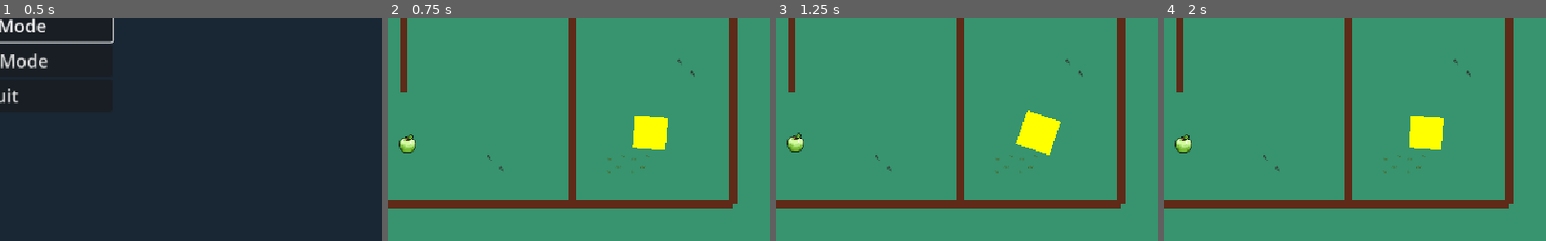
Above: before the commit, frames 1-4 (left to right).
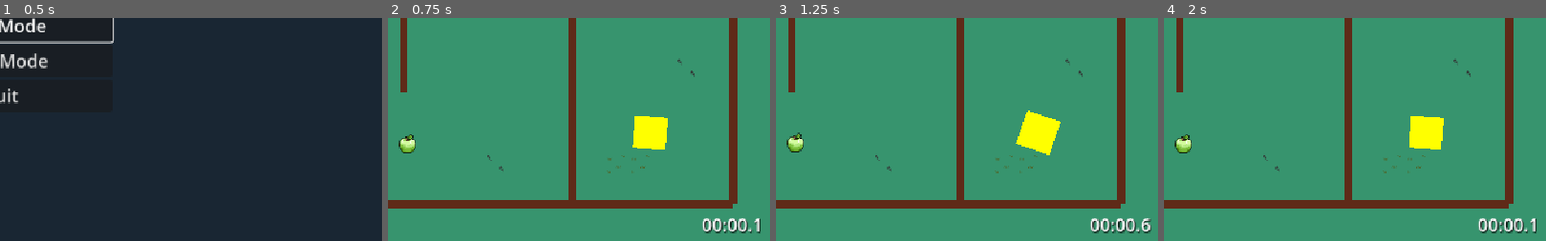
Above: after the commit, the same moments.

Repository: josephhagancreative/rotasnake
Game: Godot game, scene res://MainMenu.tscn
Same seed, same stepped clock (60 frames per second), same inputs: the game is played once before the commit and once after it.
Inputs:
- Up to frame 1 (0.5 s): no input
- Up to frame 2 (0.75 s): click "Hard Mode" at 0.5 s
- Up to frame 3 (1.25 s): no input
- Up to frame 4 (2 s): tap Enter (ui_accept) at 1.25, 1.52, 1.55, 1.82 s; hold Right (ui_right) from 1.28 s (still down); hold Space (ui_select) from 1.28 s (still down)
The pictures show only the part of the screen within x 50-100%, y 50-100%; the shares and areas given below are measured in that part.

Frame 1 is identical in both runs. In frame 2, 0.7% of the frame differs, in the area x 82-98%, y 89-97%; in frame 3, 0.8%, in the area x 82-99%, y 89-97%; in frame 4, 0.7%.

Commit message:
add game complete screen

Diff:
--- a/BaseLevel.gd
+++ b/BaseLevel.gd
@@ -11,10 +11,14 @@
 @onready var level_label = $UILayer/LevelLabel
 @onready var hint_label = $UILayer/HintLabel
 @onready var collectibles_ui = $UILayer/CollectiblesUI
+@onready var timer_ui = $UILayer/TimerUI
+@onready var completion_screen = $UILayer/LevelCompleteScreen
+@onready var game_complete_screen = $UILayer/GameCompleteScreen
 
 var snake_scene = preload("res://Snake.tscn")
 var snake_instance
 var death_tween: Tween
+var level_start_time: float = 0.0
 
 func _ready():
 	# Set level name and hint
@@ -32,6 +36,9 @@
 
 	# Connect goal
 	goal.body_entered.connect(_on_goal_reached)
+
+	# Start timer
+	start_level_timer()
 
 	# Show hint briefly
 	if hint_label:
@@ -78,7 +85,27 @@
 func _on_collectible_collected():
 	GameManager.collect_collectible()
 
+func start_level_timer():
+	if timer_ui:
+		timer_ui.start_timer()
+
+func stop_level_timer():
+	if timer_ui:
+		timer_ui.stop_timer()
+
+func reset_level_timer():
+	if timer_ui:
+		timer_ui.reset_timer()
+
+func get_level_time() -> float:
+	if timer_ui:
+		return timer_ui.get_elapsed_time()
+	return 0.0
+
 func _on_snake_died():
+	# Stop timer on death
+	stop_level_timer()
+
 	# Show death message with enhanced styling
 	hint_label.text = "💀 YOU DIED! 💀\nPress SPACE to restart"
 	hint_label.modulate = Color(1, 0.3, 0.3, 1.0)  # Red color for death
@@ -95,24 +122,48 @@
 
 func _on_goal_reached(body):
 	if body == snake_instance and not GameManager.level_completed:
+		# Stop timer and get completion time
+		stop_level_timer()
+		var completion_time = get_level_time()
+		var collectible_progress = GameManager.get_collectible_progress()
+
+		# Record level statistics
+		GameManager.record_level_completion(GameManager.current_level, completion_time, collectible_progress[0])
+
 		GameManager.complete_level()
 		snake_instance.set_physics_process(false)
 
 		# Visual feedback
 		goal.modulate = Color(0, 1, 0, 1)
 
-		# Show level complete message
-		if GameManager.current_level < GameManager.total_levels:
-			hint_label.text = "🎉 Level Complete! 🎉\nPress SPACE for next level"
+		# Hide the hint label (we'll show completion screen instead)
+		hint_label.modulate.a = 0.0
+
+		# Check if this is the final level
+		if GameManager.is_final_level():
+			# Show game completion screen with all stats
+			if game_complete_screen:
+				game_complete_screen.show_game_complete_screen()
 		else:
-			hint_label.text = "🎉 Game Complete! 🎉\nPress SPACE to return to menu"
-
-		hint_label.modulate = Color(0, 1, 0, 1.0)  # Green color for success
+			# Show level completion screen
+			if completion_screen:
+				completion_screen.show_completion_screen(completion_time, collectible_progress[0], collectible_progress[1])
 
 func _input(event):
 	if event.is_action_pressed("ui_select") or event.is_action_pressed("ui_accept"):  # Space/Enter
+		# Check if game completion screen is visible
+		if game_complete_screen and game_complete_screen.is_visible:
+			# Hide game completion screen and return to menu
+			game_complete_screen.hide_game_complete_screen()
+			GameManager.return_to_main_menu()
+			return
+
 		# Check if level is completed and awaiting next level
 		if GameManager.awaiting_next_level:
+			# Hide completion screen
+			if completion_screen:
+				completion_screen.hide_completion_screen()
+
 			# Clean up tweens before advancing
 			if death_tween:
 				death_tween.kill()
@@ -131,6 +182,9 @@
 			GameManager.advance_to_next_level()
 		else:
 			# Restart current level if dead
+			# Reset timer on restart
+			reset_level_timer()
+
 			# Clean up tweens before restarting
 			if death_tween:
 				death_tween.kill()
--- a/BaseLevel.tscn
+++ b/BaseLevel.tscn
@@ -1,9 +1,12 @@
-[gd_scene load_steps=6 format=3 uid="uid://3qrl1u48x8q"]
+[gd_scene load_steps=9 format=3 uid="uid://3qrl1u48x8q"]
 
 [ext_resource type="Script" uid="uid://cbp0251bhf1bp" path="res://BaseLevel.gd" id="1"]
 [ext_resource type="PackedScene" path="res://Goal.tscn" id="2"]
 [ext_resource type="TileSet" uid="uid://b8xjy4nv7rsqf" path="res://BackgroundTileSet.tres" id="3_background"]
 [ext_resource type="PackedScene" uid="uid://cy8mqx2n7t4hv" path="res://CollectiblesUI.tscn" id="4_collectiblesui"]
+[ext_resource type="PackedScene" uid="uid://bx2k5g5g6uh8e" path="res://TimerUI.tscn" id="5_timerui"]
+[ext_resource type="PackedScene" uid="uid://cnj6i4gh8bj4k" path="res://LevelCompleteScreen.tscn" id="6_levelcompletescreen"]
+[ext_resource type="PackedScene" uid="uid://bqd8w6n5j4k3h" path="res://GameCompleteScreen.tscn" id="7_gamecompletescreen"]
 
 [sub_resource type="LabelSettings" id="LabelSettings_1"]
 font_size = 24
@@ -48,3 +51,9 @@
 vertical_alignment = 1
 
 [node name="CollectiblesUI" parent="UILayer" instance=ExtResource("4_collectiblesui")]
+
+[node name="TimerUI" parent="UILayer" instance=ExtResource("5_timerui")]
+
+[node name="LevelCompleteScreen" parent="UILayer" instance=ExtResource("6_levelcompletescreen")]
+
+[node name="GameCompleteScreen" parent="UILayer" instance=ExtResource("7_gamecompletescreen")]
--- /dev/null
+++ b/GameCompleteScreen.gd
@@ -0,0 +1,185 @@
+class_name GameCompleteScreen
+extends Control
+
+@onready var background: ColorRect
+@onready var title_label: Label
+@onready var total_time_label: Label
+@onready var total_collectibles_label: Label
+@onready var level_stats_container: VBoxContainer
+@onready var continue_label: Label
+
+var is_visible: bool = false
+
+func _ready():
+	# Initially hidden
+	visible = false
+
+	# Create semi-transparent background
+	background = ColorRect.new()
+	background.color = Color(0, 0, 0, 0.8)
+	background.anchor_right = 1.0
+	background.anchor_bottom = 1.0
+	add_child(background)
+
+	# Create title label
+	title_label = Label.new()
+	title_label.text = "🎉 CONGRATULATIONS! 🎉\nGAME COMPLETE!"
+	title_label.add_theme_font_size_override("font_size", 42)
+	title_label.add_theme_color_override("font_color", Color(1, 1, 0, 1))  # Gold
+	title_label.add_theme_color_override("font_shadow_color", Color.BLACK)
+	title_label.add_theme_constant_override("shadow_offset_x", 2)
+	title_label.add_theme_constant_override("shadow_offset_y", 2)
+	title_label.horizontal_alignment = HORIZONTAL_ALIGNMENT_CENTER
+	title_label.vertical_alignment = VERTICAL_ALIGNMENT_CENTER
+	title_label.anchor_left = 0.5
+	title_label.anchor_right = 0.5
+	title_label.anchor_top = 0.1
+	title_label.anchor_bottom = 0.1
+	title_label.offset_left = -300
+	title_label.offset_right = 300
+	title_label.offset_top = -40
+	title_label.offset_bottom = 40
+	add_child(title_label)
+
+	# Create total time label
+	total_time_label = Label.new()
+	total_time_label.text = "Total Time: 00:00.0"
+	total_time_label.add_theme_font_size_override("font_size", 28)
+	total_time_label.add_theme_color_override("font_color", Color(0, 1, 1, 1))  # Cyan
+	total_time_label.add_theme_color_override("font_shadow_color", Color.BLACK)
+	total_time_label.add_theme_constant_override("shadow_offset_x", 1)
+	total_time_label.add_theme_constant_override("shadow_offset_y", 1)
+	total_time_label.horizontal_alignment = HORIZONTAL_ALIGNMENT_CENTER
+	total_time_label.vertical_alignment = VERTICAL_ALIGNMENT_CENTER
+	total_time_label.anchor_left = 0.5
+	total_time_label.anchor_right = 0.5
+	total_time_label.anchor_top = 0.22
+	total_time_label.anchor_bottom = 0.22
+	total_time_label.offset_left = -200
+	total_time_label.offset_right = 200
+	total_time_label.offset_top = -15
+	total_time_label.offset_bottom = 15
+	add_child(total_time_label)
+
+	# Create total collectibles label
+	total_collectibles_label = Label.new()
+	total_collectibles_label.text = "Total Collectibles: 0/21"
+	total_collectibles_label.add_theme_font_size_override("font_size", 28)
+	total_collectibles_label.add_theme_color_override("font_color", Color(1.0, 0.8, 0.0, 1.0))  # Golden yellow
+	total_collectibles_label.add_theme_color_override("font_shadow_color", Color.BLACK)
+	total_collectibles_label.add_theme_constant_override("shadow_offset_x", 1)
+	total_collectibles_label.add_theme_constant_override("shadow_offset_y", 1)
+	total_collectibles_label.horizontal_alignment = HORIZONTAL_ALIGNMENT_CENTER
+	total_collectibles_label.vertical_alignment = VERTICAL_ALIGNMENT_CENTER
+	total_collectibles_label.anchor_left = 0.5
+	total_collectibles_label.anchor_right = 0.5
+	total_collectibles_label.anchor_top = 0.3
+	total_collectibles_label.anchor_bottom = 0.3
+	total_collectibles_label.offset_left = -200
+	total_collectibles_label.offset_right = 200
+	total_collectibles_label.offset_top = -15
+	total_collectibles_label.offset_bottom = 15
+	add_child(total_collectibles_label)
+
+	# Create scroll container for level stats
+	var scroll_container = ScrollContainer.new()
+	scroll_container.anchor_left = 0.5
+	scroll_container.anchor_right = 0.5
+	scroll_container.anchor_top = 0.4
+	scroll_container.anchor_bottom = 0.8
+	scroll_container.offset_left = -300
+	scroll_container.offset_right = 300
+	scroll_container.offset_top = 0
+	scroll_container.offset_bottom = 0
+	add_child(scroll_container)
+
+	# Create container for level stats
+	level_stats_container = VBoxContainer.new()
+	level_stats_container.anchor_right = 1.0
+	level_stats_container.anchor_bottom = 1.0
+	scroll_container.add_child(level_stats_container)
+
+	# Create continue instruction
+	continue_label = Label.new()
+	continue_label.text = "Press SPACE to return to main menu"
+	continue_label.add_theme_font_size_override("font_size", 24)
+	continue_label.add_theme_color_override("font_color", Color.WHITE)
+	continue_label.add_theme_color_override("font_shadow_color", Color.BLACK)
+	continue_label.add_theme_constant_override("shadow_offset_x", 1)
+	continue_label.add_theme_constant_override("shadow_offset_y", 1)
+	continue_label.horizontal_alignment = HORIZONTAL_ALIGNMENT_CENTER
+	continue_label.vertical_alignment = VERTICAL_ALIGNMENT_CENTER
+	continue_label.anchor_left = 0.5
+	continue_label.anchor_right = 0.5
+	continue_label.anchor_top = 0.85
+	continue_label.anchor_bottom = 0.85
+	continue_label.offset_left = -200
+	continue_label.offset_right = 200
+	continue_label.offset_top = -15
+	continue_label.offset_bottom = 15
+	add_child(continue_label)
+
+func show_game_complete_screen():
+	var stats = GameManager.get_game_completion_stats()
+
+	# Update total stats
+	total_time_label.text = "Total Time: " + format_time(stats["total_time"])
+	total_collectibles_label.text = "Total Collectibles: %d/%d" % [stats["total_collectibles"], stats["max_collectibles"]]
+
+	# Clear existing level stats
+	for child in level_stats_container.get_children():
+		child.queue_free()
+
+	# Add level stats
+	for level_data in stats["levels"]:
+		var level_container = HBoxContainer.new()
+		level_container.add_theme_constant_override("separation", 20)
+
+		# Level number
+		var level_label = Label.new()
+		level_label.text = "Level %d:" % level_data["level"]
+		level_label.add_theme_font_size_override("font_size", 20)
+		level_label.add_theme_color_override("font_color", Color.WHITE)
+		level_label.custom_minimum_size.x = 80
+		level_container.add_child(level_label)
+
+		# Level time
+		var time_label = Label.new()
+		time_label.text = format_time(level_data["time"])
+		time_label.add_theme_font_size_override("font_size", 20)
+		time_label.add_theme_color_override("font_color", Color(0, 1, 1, 1))  # Cyan
+		time_label.custom_minimum_size.x = 100
+		level_container.add_child(time_label)
+
+		# Level collectibles
+		var collectibles_label = Label.new()
+		collectibles_label.text = "%d/3 collectibles" % level_data["collectibles"]
+		collectibles_label.add_theme_font_size_override("font_size", 20)
+		collectibles_label.add_theme_color_override("font_color", Color(1.0, 0.8, 0.0, 1.0))  # Golden
+		collectibles_label.custom_minimum_size.x = 140
+		level_container.add_child(collectibles_label)
+
+		level_stats_container.add_child(level_container)
+
+		# Add some spacing between levels
+		var spacer = Control.new()
+		spacer.custom_minimum_size.y = 5
+		level_stats_container.add_child(spacer)
+
+	visible = true
+	is_visible = true
+
+	# Animate the screen appearing
+	modulate.a = 0.0
+	var tween = create_tween()
+	tween.tween_property(self, "modulate:a", 1.0, 0.8)
+
+func hide_game_complete_screen():
+	visible = false
+	is_visible = false
+
+func format_time(time_seconds: float) -> String:
+	var minutes = int(time_seconds) / 60
+	var seconds = int(time_seconds) % 60
+	var centiseconds = int((time_seconds - int(time_seconds)) * 10)
+	return "%02d:%02d.%d" % [minutes, seconds, centiseconds]
--- /dev/null
+++ b/GameCompleteScreen.tscn
@@ -0,0 +1,10 @@
+[gd_scene load_steps=2 format=3 uid="uid://bqd8w6n5j4k3h"]
+
+[ext_resource type="Script" path="res://GameCompleteScreen.gd" id="1_9k2l1"]
+
+[node name="GameCompleteScreen" type="Control"]
+layout_mode = 3
+anchors_preset = 15
+anchor_right = 1.0
+anchor_bottom = 1.0
+script = ExtResource("1_9k2l1")
--- a/GameManager.gd
+++ b/GameManager.gd
@@ -2,7 +2,7 @@
 # Singleton: Add to Project Settings > Autoload as "GameManager"
 
 var current_level = 1
-var total_levels = 10
+var total_levels = 7  # Updated to reflect actual levels (1-7)
 var level_completed = false
 var awaiting_next_level = false
 var is_hard_mode = false
@@ -11,6 +11,11 @@
 var collectibles_per_level = 3
 var current_level_collectibles_collected = 0
 signal collectible_collected(collected_count: int, total_count: int)
+
+# Level statistics tracking
+var level_stats = {}  # Dictionary to store stats for each level
+var game_start_time: float = 0.0
+var total_game_time: float = 0.0
 
 # Scene paths
 var main_menu_scene = "res://MainMenu.tscn"
@@ -21,10 +26,7 @@
 	4: "res://levels/Level4.tscn",
 	5: "res://levels/Level5.tscn",
 	6: "res://levels/Level6.tscn",
-	7: "res://levels/Level7.tscn",
-	8: "res://levels/Level8.tscn",
-	9: "res://levels/Level9.tscn",
-	10: "res://levels/Level10.tscn"
+	7: "res://levels/Level7.tscn"
 }
 
 func load_level(level_number: int):
@@ -51,6 +53,12 @@
 	awaiting_next_level = false
 	is_hard_mode = false
 	current_level_collectibles_collected = 0
+
+	# Reset game statistics
+	level_stats.clear()
+	game_start_time = 0.0
+	total_game_time = 0.0
+
 	load_level(1)
 
 func start_hard_mode():
@@ -59,6 +67,12 @@
 	awaiting_next_level = false
 	is_hard_mode = true
 	current_level_collectibles_collected = 0
+
+	# Reset game statistics
+	level_stats.clear()
+	game_start_time = 0.0
+	total_game_time = 0.0
+
 	load_level(1)
 
 func advance_to_next_level():
@@ -90,3 +104,50 @@
 
 func _ready():
 	process_mode = Node.PROCESS_MODE_ALWAYS
+
+# Level statistics functions
+func record_level_completion(level_number: int, completion_time: float, collectibles_collected: int):
+	level_stats[level_number] = {
+		"time": completion_time,
+		"collectibles": collectibles_collected
+	}
+
+func calculate_total_game_time() -> float:
+	var total = 0.0
+	for level in level_stats:
+		total += level_stats[level]["time"]
+	return total
+
+func get_level_stats() -> Dictionary:
+	return level_stats
+
+func is_final_level() -> bool:
+	return current_level >= total_levels
+
+func get_game_completion_stats() -> Dictionary:
+	var stats = {
+		"total_time": calculate_total_game_time(),
+		"total_collectibles": 0,
+		"max_collectibles": total_levels * collectibles_per_level,
+		"levels": []
+	}
+
+	# Calculate total collectibles and build level array
+	for level_num in range(1, total_levels + 1):
+		if level_stats.has(level_num):
+			var level_data = level_stats[level_num]
+			stats["total_collectibles"] += level_data["collectibles"]
+			stats["levels"].append({
+				"level": level_num,
+				"time": level_data["time"],
+				"collectibles": level_data["collectibles"]
+			})
+		else:
+			# If level wasn't completed (shouldn't happen), add default
+			stats["levels"].append({
+				"level": level_num,
+				"time": 0.0,
+				"collectibles": 0
+			})
+
+	return stats
--- /dev/null
+++ b/LevelCompleteScreen.gd
@@ -0,0 +1,131 @@
+class_name LevelCompleteScreen
+extends Control
+
+@onready var background: ColorRect
+@onready var completion_label: Label
+@onready var time_label: Label
+@onready var collectibles_label: Label
+@onready var continue_label: Label
+
+var is_visible: bool = false
+
+func _ready():
+	# Initially hidden
+	visible = false
+
+	# Create semi-transparent background
+	background = ColorRect.new()
+	background.color = Color(0, 0, 0, 0.7)
+	background.anchor_right = 1.0
+	background.anchor_bottom = 1.0
+	add_child(background)
+
+	# Create completion label
+	completion_label = Label.new()
+	completion_label.text = "LEVEL COMPLETE!"
+	completion_label.add_theme_font_size_override("font_size", 48)
+	completion_label.add_theme_color_override("font_color", Color(0, 1, 0, 1))
+	completion_label.add_theme_color_override("font_shadow_color", Color.BLACK)
+	completion_label.add_theme_constant_override("shadow_offset_x", 2)
+	completion_label.add_theme_constant_override("shadow_offset_y", 2)
+	completion_label.horizontal_alignment = HORIZONTAL_ALIGNMENT_CENTER
+	completion_label.vertical_alignment = VERTICAL_ALIGNMENT_CENTER
+	completion_label.anchor_left = 0.5
+	completion_label.anchor_right = 0.5
+	completion_label.anchor_top = 0.3
+	completion_label.anchor_bottom = 0.3
+	completion_label.offset_left = -300
+	completion_label.offset_right = 300
+	completion_label.offset_top = -30
+	completion_label.offset_bottom = 30
+	add_child(completion_label)
+
+	# Create time label
+	time_label = Label.new()
+	time_label.text = "Time: 00:00.0"
+	time_label.add_theme_font_size_override("font_size", 32)
+	time_label.add_theme_color_override("font_color", Color.YELLOW)
+	time_label.add_theme_color_override("font_shadow_color", Color.BLACK)
+	time_label.add_theme_constant_override("shadow_offset_x", 1)
+	time_label.add_theme_constant_override("shadow_offset_y", 1)
+	time_label.horizontal_alignment = HORIZONTAL_ALIGNMENT_CENTER
+	time_label.vertical_alignment = VERTICAL_ALIGNMENT_CENTER
+	time_label.anchor_left = 0.5
+	time_label.anchor_right = 0.5
+	time_label.anchor_top = 0.45
+	time_label.anchor_bottom = 0.45
+	time_label.offset_left = -200
+	time_label.offset_right = 200
+	time_label.offset_top = -20
+	time_label.offset_bottom = 20
+	add_child(time_label)
+
+	# Create collectibles label
+	collectibles_label = Label.new()
+	collectibles_label.text = "Collectibles: 0/3"
+	collectibles_label.add_theme_font_size_override("font_size", 32)
+	collectibles_label.add_theme_color_override("font_color", Color(1.0, 0.8, 0.0, 1.0))  # Golden yellow
+	collectibles_label.add_theme_color_override("font_shadow_color", Color.BLACK)
+	collectibles_label.add_theme_constant_override("shadow_offset_x", 1)
+	collectibles_label.add_theme_constant_override("shadow_offset_y", 1)
+	collectibles_label.horizontal_alignment = HORIZONTAL_ALIGNMENT_CENTER
+	collectibles_label.vertical_alignment = VERTICAL_ALIGNMENT_CENTER
+	collectibles_label.anchor_left = 0.5
+	collectibles_label.anchor_right = 0.5
+	collectibles_label.anchor_top = 0.55
+	collectibles_label.anchor_bottom = 0.55
+	collectibles_label.offset_left = -200
+	collectibles_label.offset_right = 200
+	collectibles_label.offset_top = -20
+	collectibles_label.offset_bottom = 20
+	add_child(collectibles_label)
+
+	# Create continue instruction
+	continue_label = Label.new()
+	continue_label.text = "Press SPACE to continue"
+	continue_label.add_theme_font_size_override("font_size", 24)
+	continue_label.add_theme_color_override("font_color", Color.WHITE)
+	continue_label.add_theme_color_override("font_shadow_color", Color.BLACK)
+	continue_label.add_theme_constant_override("shadow_offset_x", 1)
+	continue_label.add_theme_constant_override("shadow_offset_y", 1)
+	continue_label.horizontal_alignment = HORIZONTAL_ALIGNMENT_CENTER
+	continue_label.vertical_alignment = VERTICAL_ALIGNMENT_CENTER
+	continue_label.anchor_left = 0.5
+	continue_label.anchor_right = 0.5
+	continue_label.anchor_top = 0.7
+	continue_label.anchor_bottom = 0.7
+	continue_label.offset_left = -150
+	continue_label.offset_right = 150
+	continue_label.offset_top = -15
+	continue_label.offset_bottom = 15
+	add_child(continue_label)
+
+func show_completion_screen(completion_time: float, collected_count: int, total_collectibles: int):
+	time_label.text = "Time: " + format_time(completion_time)
+	collectibles_label.text = "Collectibles: %d/%d" % [collected_count, total_collectibles]
+
+	# Update completion message based on game progress
+	if GameManager.current_level < GameManager.total_levels:
+		completion_label.text = "LEVEL COMPLETE!"
+		continue_label.text = "Press SPACE for next level"
+	else:
+		completion_label.text = "LEVEL COMPLETE!"
+		continue_label.text = "Press SPACE for final results"
+
+	visible = true
+	is_visible = true
+
+	# Animate the screen appearing
+	modulate.a = 0.0
+	var tween = create_tween()
+	tween.tween_property(self, "modulate:a", 1.0, 0.5)
+
+func hide_completion_screen():
+	visible = false
+	is_visible = false
+
+func format_time(time_seconds: float) -> String:
+	var minutes = int(time_seconds) / 60
+	var seconds = int(time_seconds) % 60
+	var centiseconds = int((time_seconds - int(time_seconds)) * 10)
+	return "%02d:%02d.%d" % [minutes, seconds, centiseconds]
--- /dev/null
+++ b/LevelCompleteScreen.tscn
@@ -0,0 +1,10 @@
+[gd_scene load_steps=2 format=3 uid="uid://cnj6i4gh8bj4k"]
+
+[ext_resource type="Script" path="res://LevelCompleteScreen.gd" id="1_3k7j5"]
+
+[node name="LevelCompleteScreen" type="Control"]
+layout_mode = 3
+anchors_preset = 15
+anchor_right = 1.0
+anchor_bottom = 1.0
+script = ExtResource("1_3k7j5")
--- /dev/null
+++ b/TimerUI.gd
@@ -0,0 +1,61 @@
+class_name TimerUI
+extends Control
+
+@onready var timer_label: Label
+
+var elapsed_time: float = 0.0
+var is_running: bool = false
+
+func _ready():
+	# Create the timer label
+	timer_label = Label.new()
+	timer_label.text = "00:00.0"
+	timer_label.add_theme_font_size_override("font_size", 24)
+	timer_label.add_theme_color_override("font_color", Color.WHITE)
+	timer_label.add_theme_color_override("font_shadow_color", Color.BLACK)
+	timer_label.add_theme_constant_override("shadow_offset_x", 1)
+	timer_label.add_theme_constant_override("shadow_offset_y", 1)
+
+	# Position in bottom right
+	timer_label.anchor_left = 1.0
+	timer_label.anchor_right = 1.0
+	timer_label.anchor_top = 1.0
+	timer_label.anchor_bottom = 1.0
+	timer_label.offset_left = -120
+	timer_label.offset_top = -40
+	timer_label.offset_right = -10
+	timer_label.offset_bottom = -10
+	timer_label.horizontal_alignment = HORIZONTAL_ALIGNMENT_RIGHT
+	timer_label.vertical_alignment = VERTICAL_ALIGNMENT_BOTTOM
+
+	add_child(timer_label)
+
+func _process(delta):
+	if is_running:
+		elapsed_time += delta
+		update_display()
+
+func start_timer():
+	is_running = true
+	elapsed_time = 0.0
+
+func stop_timer():
+	is_running = false
+
+func reset_timer():
+	elapsed_time = 0.0
+	is_running = false
+	update_display()
+
+func get_elapsed_time() -> float:
+	return elapsed_time
+
+func get_formatted_time() -> String:
+	var minutes = int(elapsed_time) / 60
+	var seconds = int(elapsed_time) % 60
+	var centiseconds = int((elapsed_time - int(elapsed_time)) * 10)
+	return "%02d:%02d.%d" % [minutes, seconds, centiseconds]
+
+func update_display():
+	if timer_label:
+		timer_label.text = get_formatted_time()
--- /dev/null
+++ b/TimerUI.tscn
@@ -0,0 +1,10 @@
+[gd_scene load_steps=2 format=3 uid="uid://bx2k5g5g6uh8e"]
+
+[ext_resource type="Script" path="res://TimerUI.gd" id="1_8k5j2"]
+
+[node name="TimerUI" type="Control"]
+layout_mode = 3
+anchors_preset = 15
+anchor_right = 1.0
+anchor_bottom = 1.0
+script = ExtResource("1_8k5j2")
--- a/levels/Level7.tscn
+++ b/levels/Level7.tscn
@@ -20,7 +20,7 @@
 position = Vector2(873, 300)
 
 [node name="SnakeStartPoint" parent="." index="4" instance=ExtResource("3_snakestartpoint")]
-position = Vector2(86, 116)
+position = Vector2(139, 123)
 rotation = 1.5708
 
 [node name="WallTop" parent="." index="5" instance=ExtResource("4_levelwall")]
--- a/project.godot
+++ b/project.godot
@@ -27,9 +27,7 @@
 
 window/size/viewport_width=1024
 window/size/viewport_height=600
-window/size/resizable=true
 window/stretch/mode="canvas_items"
-window/stretch/aspect="keep"
 
 [input]
 
Not shown, added: GameCompleteScreen.gd.uid
Not shown, added: LevelCompleteScreen.gd.uid
Not shown, added: TimerUI.gd.uid
Binary file added: assets/fonts/Jersey15-Regular.ttf
Not shown, added: assets/fonts/Jersey15-Regular.ttf.import
